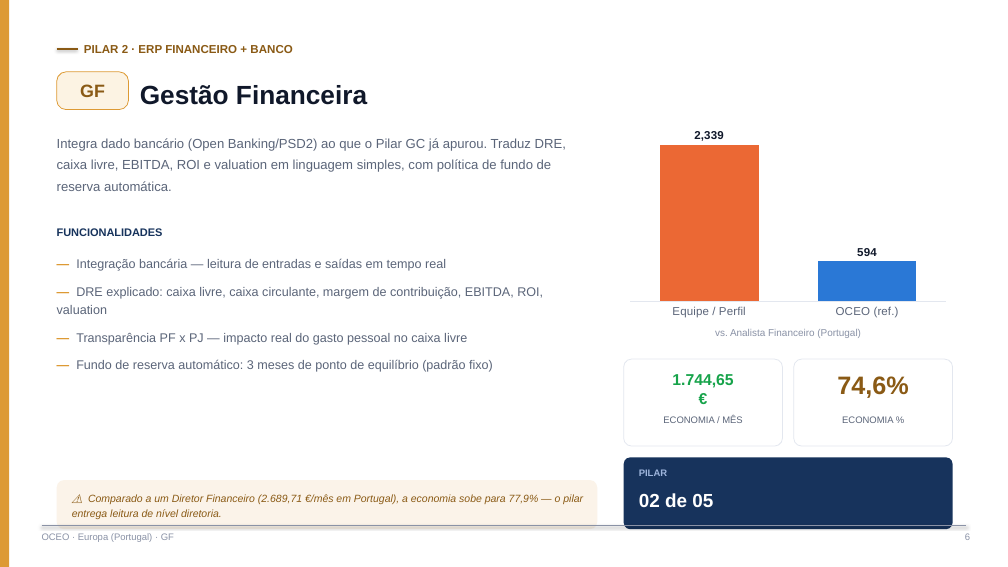
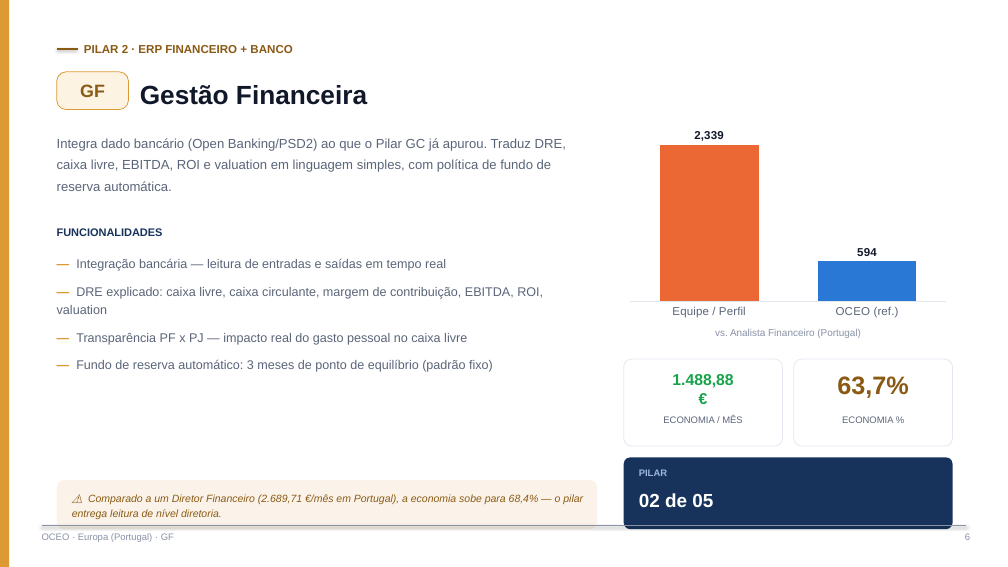
Before and after one commit to gibasenaprodutosdigitais-jpg/gilbertoos, a slide deck: slide 6 of outros-projetos/oceo/OCEO - Business Plan Europa (Portugal).pptx. Drawn at 1008x567 pixels with LibreOffice and Linux fonts; fonts in the diff are those of the drawing. Boxes give left, top, right and bottom in pixels: in the first picture for what was removed or moved away, otherwise in the second. Text is boxed around its words. In the diff, an @@ line names an element or a change of style, - is before the commit and + after.

```diff
--- a/outros-projetos/oceo/OCEO - Business Plan Europa (Portugal).pptx
+++ b/outros-projetos/oceo/OCEO - Business Plan Europa (Portugal).pptx
@@ text at bbox=[672, 374, 733, 388]: text changed @@
-1.744,65
+1.488,88
@@ text at bbox=[837, 376, 908, 398]: text changed @@
-74,6%
+63,7%
@@ text at bbox=[72, 494, 583, 519]: text changed @@
-⚠ Comparado a um Diretor Financeiro (2.689,71 €/mês em Portugal), a economia sobe para 77,9% — o pilar entrega leitura de nível diretoria.
+⚠ Comparado a um Diretor Financeiro (2.689,71 €/mês em Portugal), a economia sobe para 68,4% — o pilar entrega leitura de nível diretoria.
```
Also in this commit, not shown: 6 other slides changed.
